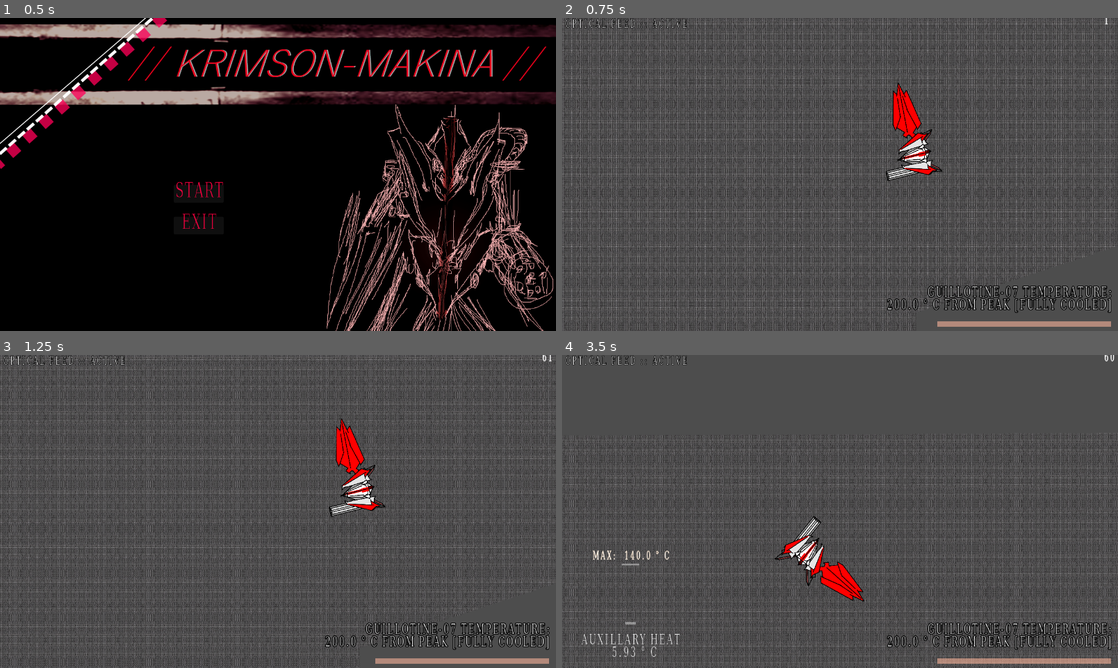
Above: before the commit, frames 1-4 (two rows, left to right).
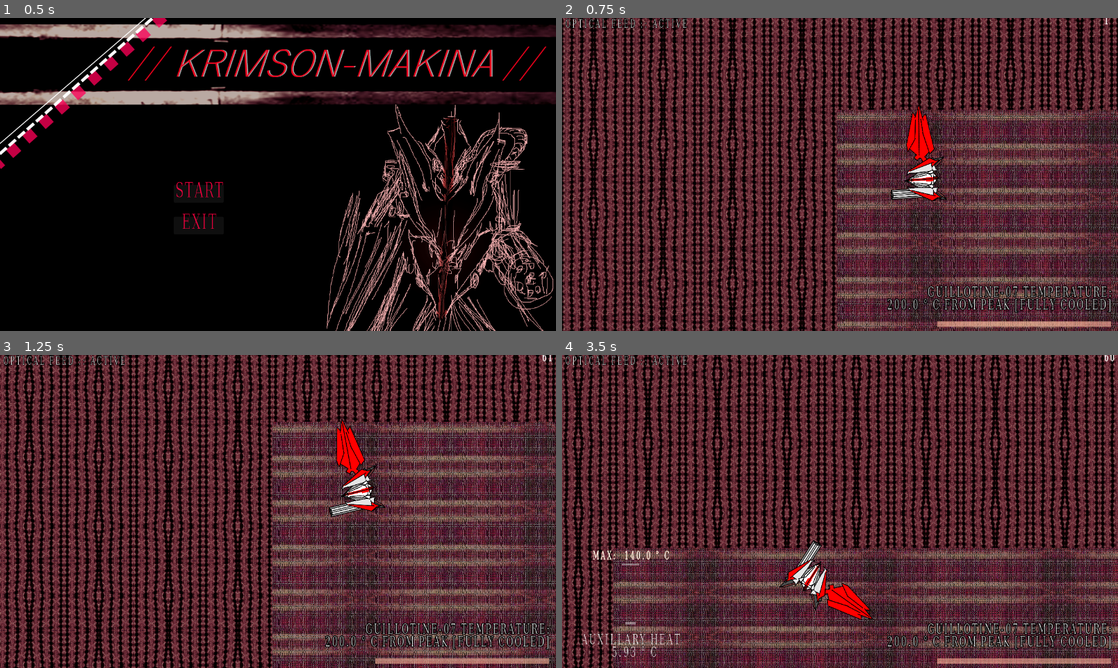
Above: after the commit, the same moments.

Repository: TARDIGRADE-0x90/Krimson-Makina
Game: Godot game, scene res://Application.tscn
The game is run twice, just before and just after one commit, with the same random seed, the same clock (stepped at 60 frames per second) and the same inputs.
Inputs (mouse positions are in pixels of both pictures, inside the frame that each line leads up to):
- Up to frame 1 (0.5 s): no input
- Up to frame 2 (0.75 s): click "START" at 0.5 s
- Up to frame 3 (1.25 s): no input
- Up to frame 4 (3.5 s): move the mouse to (962, 495) at 1.27 s; hold D (move_right) 1.28-2.03 s; right-click (962, 495) at 1.35 s; tap Space (rush) at 1.55, 2.1, 3.05 s; move the mouse to (728, 527) at 2.02 s; hold S (move_down) 2.03-2.78 s; right-click (728, 527) at 2.3 s; move the mouse to (895, 442) at 2.77 s; hold D (move_right) from 2.78 s (still down); right-click (895, 442) at 2.85 s

Frame 1 is identical in both runs. In frame 2, 94% of the frame differs, in the area x 0-100%, y 0-100%; in frame 3, 93%; in frame 4, 94%.

Commit message:
Level design testing along with collisions

Diff:
--- a/Assets/Font-Precison.tres
+++ b/Assets/Font-Precison.tres
@@ -4262,6 +4262,86 @@
 cache/179/18/0/kerning_overrides/16/0 = Vector2(0, 0)
 cache/179/18/0/kerning_overrides/12/0 = Vector2(0, 0)
 cache/179/18/0/kerning_overrides/18/0 = Vector2(0, 0)
+cache/180/variation_coordinates = {}
+face_index = null
+embolden = null
+transform = null
+cache/180/24/0/ascent = 0.0
+cache/180/24/0/descent = 0.0
+cache/180/24/0/underline_position = 0.0
+cache/180/24/0/underline_thickness = 0.0
+cache/180/24/0/scale = 1.0
+cache/180/24/0/kerning_overrides/24/0 = Vector2(0, 0)
+cache/180/24/0/kerning_overrides/16/0 = Vector2(0, 0)
+cache/180/24/0/kerning_overrides/12/0 = Vector2(0, 0)
+cache/180/24/0/kerning_overrides/18/0 = Vector2(0, 0)
+cache/180/16/0/ascent = 0.0
+cache/180/16/0/descent = 0.0
+cache/180/16/0/underline_position = 0.0
+cache/180/16/0/underline_thickness = 0.0
+cache/180/16/0/scale = 1.0
+cache/180/16/0/kerning_overrides/24/0 = Vector2(0, 0)
+cache/180/16/0/kerning_overrides/16/0 = Vector2(0, 0)
+cache/180/16/0/kerning_overrides/12/0 = Vector2(0, 0)
+cache/180/16/0/kerning_overrides/18/0 = Vector2(0, 0)
+cache/180/12/0/ascent = 0.0
+cache/180/12/0/descent = 0.0
+cache/180/12/0/underline_position = 0.0
+cache/180/12/0/underline_thickness = 0.0
+cache/180/12/0/scale = 1.0
+cache/180/12/0/kerning_overrides/24/0 = Vector2(0, 0)
+cache/180/12/0/kerning_overrides/16/0 = Vector2(0, 0)
+cache/180/12/0/kerning_overrides/12/0 = Vector2(0, 0)
+cache/180/12/0/kerning_overrides/18/0 = Vector2(0, 0)
+cache/180/18/0/ascent = 0.0
+cache/180/18/0/descent = 0.0
+cache/180/18/0/underline_position = 0.0
+cache/180/18/0/underline_thickness = 0.0
+cache/180/18/0/scale = 1.0
+cache/180/18/0/kerning_overrides/24/0 = Vector2(0, 0)
+cache/180/18/0/kerning_overrides/16/0 = Vector2(0, 0)
+cache/180/18/0/kerning_overrides/12/0 = Vector2(0, 0)
+cache/180/18/0/kerning_overrides/18/0 = Vector2(0, 0)
+cache/181/variation_coordinates = {}
+face_index = null
+embolden = null
+transform = null
+cache/181/24/0/ascent = 0.0
+cache/181/24/0/descent = 0.0
+cache/181/24/0/underline_position = 0.0
+cache/181/24/0/underline_thickness = 0.0
+cache/181/24/0/scale = 1.0
+cache/181/24/0/kerning_overrides/24/0 = Vector2(0, 0)
+cache/181/24/0/kerning_overrides/16/0 = Vector2(0, 0)
+cache/181/24/0/kerning_overrides/12/0 = Vector2(0, 0)
+cache/181/24/0/kerning_overrides/18/0 = Vector2(0, 0)
+cache/181/16/0/ascent = 0.0
+cache/181/16/0/descent = 0.0
+cache/181/16/0/underline_position = 0.0
+cache/181/16/0/underline_thickness = 0.0
+cache/181/16/0/scale = 1.0
+cache/181/16/0/kerning_overrides/24/0 = Vector2(0, 0)
+cache/181/16/0/kerning_overrides/16/0 = Vector2(0, 0)
+cache/181/16/0/kerning_overrides/12/0 = Vector2(0, 0)
+cache/181/16/0/kerning_overrides/18/0 = Vector2(0, 0)
+cache/181/12/0/ascent = 0.0
+cache/181/12/0/descent = 0.0
+cache/181/12/0/underline_position = 0.0
+cache/181/12/0/underline_thickness = 0.0
+cache/181/12/0/scale = 1.0
+cache/181/12/0/kerning_overrides/24/0 = Vector2(0, 0)
+cache/181/12/0/kerning_overrides/16/0 = Vector2(0, 0)
+cache/181/12/0/kerning_overrides/12/0 = Vector2(0, 0)
+cache/181/12/0/kerning_overrides/18/0 = Vector2(0, 0)
+cache/181/18/0/ascent = 0.0
+cache/181/18/0/descent = 0.0
+cache/181/18/0/underline_position = 0.0
+cache/181/18/0/underline_thickness = 0.0
+cache/181/18/0/scale = 1.0
+cache/181/18/0/kerning_overrides/24/0 = Vector2(0, 0)
+cache/181/18/0/kerning_overrides/16/0 = Vector2(0, 0)
+cache/181/18/0/kerning_overrides/12/0 = Vector2(0, 0)
+cache/181/18/0/kerning_overrides/18/0 = Vector2(0, 0)
 
 [resource]
 base_font = SubResource("FontFile_bo17v")
--- a/CollisionBits.gd
+++ b/CollisionBits.gd
@@ -1,4 +1,15 @@
 extends Node
-class_name CollisionBits
 
-#const PROJECTILE
+const DEFAULT_BIT: int = 1
+const PLAYER_PROJECTILE_BIT: int = 2
+const ENEMY_PROJECTILE_BIT: int = 3
+
+func set_mask_and_layer(area: CollisionObject2D, bit: int, value: bool) -> void:
+	area.set_collision_mask_value(bit, value)
+	area.set_collision_layer_value(bit, value)
+
+func set_mask(area: CollisionObject2D, bit: int, value: bool) -> void:
+	area.set_collision_mask_value(bit, value)
+
+func set_layer(area: CollisionObject2D, bit: int, value: bool) -> void:
+	area.set_collision_layer_value(bit, value)
--- /dev/null
+++ b/LevelArrangement.tscn
@@ -0,0 +1,34 @@
+[gd_scene load_steps=5 format=3 uid="uid://b8e835qjr5wxb"]
+
+[ext_resource type="Script" path="res://Walls.gd" id="1_0eknv"]
+[ext_resource type="Texture2D" uid="uid://bw7kbvr7f64y4" path="res://Assets/undergrating.png" id="1_2wlli"]
+[ext_resource type="Texture2D" uid="uid://bywfcf3of635a" path="res://Assets/grating.png" id="1_qg5gr"]
+[ext_resource type="Texture2D" uid="uid://dmh1vtukdkb4w" path="res://Assets/steel_wall.png" id="3_uupkf"]
+
+[node name="LevelArrangement" type="Node2D"]
+
+[node name="Underfloor" type="Polygon2D" parent="."]
+texture_repeat = 3
+texture = ExtResource("1_2wlli")
+texture_rotation = 1.5708
+polygon = PackedVector2Array(0, 0, 0, 4936, 2248, 4960, 2240, 2472, 3344, 1600, 8456, 1600, 9072, 2440, 9072, 4376, 16520, 4392, 16640, 272, 13744, 2400, 11260, 2400, 11260, -2840, 9256, -2880, 9248, -744, 8464, 0)
+
+[node name="Floor" type="Polygon2D" parent="."]
+texture_repeat = 2
+texture = ExtResource("1_qg5gr")
+polygon = PackedVector2Array(0, 0, 0, 4936, 2248, 4960, 2240, 2472, 3344, 1600, 8456, 1600, 9072, 2440, 9072, 4376, 16520, 4392, 16640, 272, 13744, 2400, 11260, 2400, 11260, -2840, 9256, -2880, 9248, -744, 8464, 0)
+
+[node name="Walls" type="StaticBody2D" parent="."]
+script = ExtResource("1_0eknv")
+
+[node name="WallVisual" type="Polygon2D" parent="Walls"]
+texture_repeat = 3
+texture = ExtResource("3_uupkf")
+invert_enabled = true
+invert_border = 4000.0
+polygon = PackedVector2Array(0, 0, 0, 4936, 2248, 4960, 2240, 2472, 3344, 1600, 8456, 1600, 9072, 2440, 9072, 4376, 16520, 4392, 16640, 272, 13744, 2400, 11260, 2400, 11260, -2840, 9256, -2880, 9248, -744, 8464, 0)
+
+[node name="Collider" type="CollisionPolygon2D" parent="Walls"]
+visible = false
+position = Vector2(-16, 8)
+polygon = PackedVector2Array(9248, -2872, 9240, -744, 8464, 0, 16, -8, 16, 4928, 2264, 4952, 2240, 2464, 3352, 1600, 8456, 1600, 9072, 2472, 9080, 4384, 16536, 4376, 16752, 5056, -88, 5056, -80, -2984, 16752, -2976, 16752, 5056, 16536, 4376, 16648, 272, 13752, 2400, 11264, 2400, 11248, -2848)
--- a/LevelLayoutDraft.tscn
+++ b/LevelLayoutDraft.tscn
@@ -4,5 +4,6 @@
 
 [node name="Floor" type="Polygon2D"]
 texture_repeat = 3
+position = Vector2(-24, 0)
 texture = ExtResource("1_ohhdx")
-polygon = PackedVector2Array(0, 0, 0, 4936, 2248, 4960, 2240, 2096, 5072, 1160, 5112, -24)
+polygon = PackedVector2Array(0, 0, 0, 4936, 2248, 4960, 2240, 2472, 3344, 1600, 8456, 1600, 9072, 2440, 9072, 4376, 16520, 4392, 16640, 272, 13744, 2408, 11160, 2440, 11288, -2840, 9256, -2880, 9248, -744, 8464, 0)
--- a/MainWorld.tscn
+++ b/MainWorld.tscn
@@ -3,16 +3,16 @@
 [ext_resource type="PackedScene" uid="uid://bpard0pnbjd2v" path="res://Player/Guillotine-07.tscn" id="1_fk2mu"]
 [ext_resource type="Script" path="res://MainWorld.gd" id="1_g5bsb"]
 [ext_resource type="PackedScene" uid="uid://btojetc84kpdp" path="res://GUI/PlayerUI.tscn" id="2_eupmn"]
+[ext_resource type="PackedScene" uid="uid://b8e835qjr5wxb" path="res://LevelArrangement.tscn" id="2_nvf3a"]
 [ext_resource type="PackedScene" uid="uid://b3uxyo0vddcmg" path="res://Player/PlayerCamera.tscn" id="4_n2egp"]
-[ext_resource type="PackedScene" uid="uid://b0yy8451w18eb" path="res://LevelLayoutDraft.tscn" id="5_wrhwl"]
 
 [node name="MainWorld" type="Node"]
 script = ExtResource("1_g5bsb")
 
-[node name="Floor" parent="." instance=ExtResource("5_wrhwl")]
-position = Vector2(-2236, -1194)
+[node name="LevelArrangement" parent="." instance=ExtResource("2_nvf3a")]
 
 [node name="Guillotine-07" parent="." instance=ExtResource("1_fk2mu")]
+position = Vector2(498, 404)
 
 [node name="PlayerCamera" parent="." instance=ExtResource("4_n2egp")]
 
--- a/Player/Guillotine-07.gd
+++ b/Player/Guillotine-07.gd
@@ -22,7 +22,7 @@
 
 const ZERO_VECTOR = Vector2(0, 0)
 
-const VIEW_MARGIN_FOCUS: int = 640
+const VIEW_MARGIN_FOCUS: int = 720
 const VIEW_MARGIN_DEFAULT: int = 480
 const VIEW_MARGIN_EXECUTION: int = 240
 
@@ -31,6 +31,7 @@
 const THRUST_TIME: float = 0.4
 const EXECUTION_TIME: float = 0.8
 
+const MINIGUN_POOL_SIZE: int = 80
 const MINIGUN_FIRERATE: float = 0.075
 const MINIGUN_HEAT_RANGE = Vector2(1.5, 2.8)
 
@@ -92,10 +93,10 @@
 @onready var Body: Sprite2D  = $FullBody/Body
 @onready var Head: Sprite2D  = $FullBody/Head
 @onready var Blade: Node2D = $Blade
-@onready var Auxillary: Node2D = $Auxillary
-@onready var CannonPoint: Marker2D = $Auxillary/CannonPoint
-
-@onready var PlayerGun: ProjectileManager = $Auxillary/PlayerGun
+@onready var AuxillaryAnchor: Node2D = $AuxillaryAnchor
+@onready var CannonPoint: Marker2D = $AuxillaryAnchor/CannonPoint
+
+@onready var PlayerGun: ProjectileManager = $AuxillaryAnchor/PlayerGun
 
 var current_speed: int = 0
 var current_direction = Vector2(0,0)
@@ -127,6 +128,7 @@
 var weapon_heat_max: float = WEAPON_HEAT_MAX
 var weapon_heat: float = 0
 
+var auxillary_pool_size: int = MINIGUN_POOL_SIZE
 var auxillary_firerate: float
 var aim_choke: float = 1.0
 
@@ -137,15 +139,17 @@
 func _ready() -> void:
 	Global.player = self
 
+	CollisionBits.set_layer(self, CollisionBits.ENEMY_PROJECTILE_BIT, true)
+
 	initialize_z_ordering()
-
-	Blade.position = BLADE_START
-	Auxillary.position = AUXILLARY_START
 
 	move_state_stack.append(MOVEMENT_STATES.HOVER) #default speed in the movement queue VERY IMPORTANT
 	current_speed = SPEED_DICT[MOVEMENT_STATES.HOVER]
 
+	Blade.position = BLADE_START
+	AuxillaryAnchor.position = AUXILLARY_START
 	auxillary_firerate = MINIGUN_FIRERATE
+	PlayerGun.MaxPool = auxillary_pool_size
 
 	initialize_rush_timer()
 	initialize_slash_timer()
@@ -168,7 +172,6 @@
 	update_direction()
 	update_velocity()
 
-
 	if slashing:
 		animate_slash()
 
@@ -229,7 +232,7 @@
 	Body.z_index = Z_BODY
 	Wings.z_index = Z_WINGS
 	Blade.z_index = Z_BLADE
-	Auxillary.z_index = Z_AUXILLARY
+	AuxillaryAnchor.z_index = Z_AUXILLARY
 
 func look_at_with_bound(obj: Node2D, target: Vector2, bound: Vector2) -> void:
 	var localized_target = to_local(target)
@@ -249,6 +252,7 @@
 		input_y = int(Input.is_action_pressed(Inputs.MOVE_DOWN)) - int(Input.is_action_pressed(Inputs.MOVE_UP));
 
 		current_direction = Vector2(input_x, input_y).normalized()
+
 	else:
 		current_direction = ZERO_VECTOR
 
@@ -272,9 +276,6 @@
 	"""
 
 func parse_input_movement(event: InputEvent) -> void:
-	if executing: #poor fix but leave it for now
-		return
-
 	if event.is_action_pressed(Inputs.RUSH) and move_state != MOVEMENT_STATES.RUSH:
 		move_state = MOVEMENT_STATES.RUSH
 		current_speed = SPEED_DICT[move_state]
@@ -317,25 +318,26 @@
 func handle_looking() -> void: #remember that this method, as it is now, is literally running every frame
 	if move_state == MOVEMENT_STATES.FOCUS and !executing:
 		aim_choke = FOCUS_CHOKE
-		look_at_with_bound(Auxillary, cursor, AUXILLARY_AIM_BOUND)
+		look_at_with_bound(AuxillaryAnchor, cursor, AUXILLARY_AIM_BOUND)
 		look_at_with_bound(Head, cursor, AUXILLARY_AIM_BOUND)
 
 		if Global.active_camera:
 			Global.active_camera.set_focused(true)
 			Global.active_camera.set_current_target(global_position + Vector2.from_angle(rotation).normalized() * VIEW_MARGIN_FOCUS)
+			Global.active_camera.tilt_to_angle(Head.rotation)
 
 	elif executing:
 		set_rotation(global_position.angle_to_point(execution_point))
-		Auxillary.set_rotation(0)
+		AuxillaryAnchor.set_rotation(0)
 		Head.set_rotation(0)
 
 		Global.active_camera.set_focused(false)
 		Global.active_camera.snap_to_target(global_position + Vector2.from_angle(rotation).normalized() * VIEW_MARGIN_EXECUTION)
-		Global.active_camera.tilt_to_angle(0)
+		#Global.active_camera.tilt_to_angle(0)
 
 	else:
 		aim_choke = DEFAULT_CHOKE
-		Auxillary.set_rotation(0)
+		AuxillaryAnchor.set_rotation(0)
 		Head.set_rotation(0)
 
 		if Global.active_camera:
@@ -385,7 +387,10 @@
 
 func trigger_execution() -> void:
 	executing = true
-	move_state = MOVEMENT_STATES.HOVER
+
+	if move_state == MOVEMENT_STATES.RUSH:
+		RushTimer.stop()
+		clear_rush()
 
 	reset_blade() #safeguard
 
@@ -404,7 +409,7 @@
 	Wings.position.x = -( (ExecutionTimer.time_left * 0.5) * EXECUTION_RUSH_TIME_FACTOR)
 	Head.position.x = ( (ExecutionTimer.time_left * 0.5) * EXECUTION_RUSH_TIME_FACTOR * HEAD_SHIFT_FACTOR)
 	Body.position.x = ( (ExecutionTimer.time_left * 0.5) * EXECUTION_RUSH_TIME_FACTOR * BODY_SHIFT_FACTOR)
-	Auxillary.position.x = AUXILLARY_START.x + ( (ExecutionTimer.time_left * 0.5) * EXECUTION_RUSH_TIME_FACTOR)
+	AuxillaryAnchor.position.x = AUXILLARY_START.x + ( (ExecutionTimer.time_left * 0.5) * EXECUTION_RUSH_TIME_FACTOR)
 
 func handle_execution() -> void:
 	global_position.x = Global.interpolate_value(global_position.x, execution_point.x, 0.3, 0.5)
@@ -431,7 +436,7 @@
 	Wings.position.x = -(RushTimer.time_left * RUSH_TIME_FACTOR)
 	Head.position.x = (RushTimer.time_left * RUSH_TIME_FACTOR * HEAD_SHIFT_FACTOR)
 	Body.position.x = (RushTimer.time_left * RUSH_TIME_FACTOR * BODY_SHIFT_FACTOR)
-	Auxillary.position.x = AUXILLARY_START.x + (RushTimer.time_left * RUSH_TIME_FACTOR)
+	AuxillaryAnchor.position.x = AUXILLARY_START.x + (RushTimer.time_left * RUSH_TIME_FACTOR)
 
 func handle_rush() -> void:
 	velocity = Vector2(cos(rotation), sin(rotation)).normalized() * current_speed
@@ -444,7 +449,7 @@
 	Wings.position.x = 0
 	Body.position.x = 0
 	Head.position.x = 0
-	Auxillary.position.x = AUXILLARY_START.x
+	AuxillaryAnchor.position.x = AUXILLARY_START.x
 
 """
 do later -
@@ -456,15 +461,15 @@
 
 	var shots: int = 8
 	var spread: float = 0.4 * aim_choke
-	var shot_angle: float = Auxillary.global_rotation
+	var shot_angle: float = AuxillaryAnchor.global_rotation
 	var shot_speed: float = 100
 	var shot_start = CannonPoint.global_position
 	var heat: float = randf_range(weapon_heat_range.x, weapon_heat_range.y)
 
 	#heat *= (shots * 0.4)
 	#PlayerGun.multifire_radial(shots, spread, shot_speed, shot_angle, shot_start)
-
 	PlayerGun.fire(shot_speed, shot_angle, shot_start)
+
 	weapon_heat += heat
 	Events.weapon_heat_updated.emit(weapon_heat)
 
--- a/Player/Guillotine-07.tscn
+++ b/Player/Guillotine-07.tscn
@@ -9,9 +9,15 @@
 [ext_resource type="PackedScene" uid="uid://bpktjxlghct6o" path="res://Projectile/ProjectileManager.tscn" id="9_w0jcr"]
 [ext_resource type="Resource" uid="uid://bhigx4fbwrcpi" path="res://Player/MinigunShot.tres" id="10_5h044"]
 
+[sub_resource type="RectangleShape2D" id="RectangleShape2D_1jr70"]
+size = Vector2(256, 256)
+
 [node name="Guillotine-07" type="CharacterBody2D" node_paths=PackedStringArray("PlayerCamera")]
 script = ExtResource("1_2uy8n")
 PlayerCamera = NodePath("")
+
+[node name="Collider" type="CollisionShape2D" parent="."]
+shape = SubResource("RectangleShape2D_1jr70")
 
 [node name="RushTimer" type="Timer" parent="."]
 one_shot = true
@@ -46,17 +52,17 @@
 rotation = 0.785398
 texture = ExtResource("7_p2rxt")
 
-[node name="Auxillary" type="Node2D" parent="."]
+[node name="AuxillaryAnchor" type="Node2D" parent="."]
 z_index = 1
 position = Vector2(64, -64)
 
-[node name="GunVisual" type="Sprite2D" parent="Auxillary"]
+[node name="GunVisual" type="Sprite2D" parent="AuxillaryAnchor"]
 texture = ExtResource("8_7dn3a")
 
-[node name="CannonPoint" type="Marker2D" parent="Auxillary"]
+[node name="CannonPoint" type="Marker2D" parent="AuxillaryAnchor"]
 position = Vector2(96, -8)
 
-[node name="PlayerGun" parent="Auxillary" instance=ExtResource("9_w0jcr")]
+[node name="PlayerGun" parent="AuxillaryAnchor" instance=ExtResource("9_w0jcr")]
 position = Vector2(-64, 64)
 ShotData = ExtResource("10_5h044")
-MaxPool = 2000
+MaxPool = 128
--- a/Player/MinigunShot.tres
+++ b/Player/MinigunShot.tres
@@ -9,3 +9,4 @@
 ShotVisual = ExtResource("1_nkbg7")
 CollisionData = ExtResource("1_ivuei")
 Lifetime = 1.2
+CollisionType = 2
--- a/Projectile/Projectile.gd
+++ b/Projectile/Projectile.gd
@@ -15,6 +15,9 @@
 	if ShotData:
 		set_data()
 
+	CollisionBits.set_mask(self, CollisionBits.DEFAULT_BIT, false)
+	#CollisionBits.set_mask(self, CollisionBits.PROJECTILE_BIT, true)
+
 	body_entered.connect(collide)
 	area_entered.connect(collide)
 
@@ -28,6 +31,7 @@
 	initialize_sprite(data)
 	initialize_collider(data)
 	initialize_lifetime(data)
+	CollisionBits.set_mask(self, ShotData.CollisionType, true)
 
 func initialize_sprite(data: ProjectileData = ShotData) -> void:
 	Sprite.set_texture(data.ShotVisual)
--- a/Projectile/ProjectileData.gd
+++ b/Projectile/ProjectileData.gd
@@ -1,6 +1,9 @@
 extends Resource
 class_name ProjectileData
+
+enum CollisionTypes {PLAYER = CollisionBits.PLAYER_PROJECTILE_BIT, ENEMY = CollisionBits.ENEMY_PROJECTILE_BIT}
 
 @export var ShotVisual: Texture
 @export var CollisionData: RectangleShape2D
 @export var Lifetime: float
+@export var CollisionType: CollisionTypes
--- /dev/null
+++ b/Walls.gd
@@ -0,0 +1,6 @@
+extends StaticBody2D
+class_name Walls
+
+func _ready():
+	CollisionBits.set_layer(self, CollisionBits.PLAYER_PROJECTILE_BIT, true)
+	CollisionBits.set_layer(self, CollisionBits.ENEMY_PROJECTILE_BIT, true)
--- a/project.godot
+++ b/project.godot
@@ -19,6 +19,7 @@
 
 Events="*res://Events.gd"
 Global="*res://Global.gd"
+CollisionBits="*res://CollisionBits.gd"
 
 [display]
 
Binary file changed: Assets/grating.png
Binary file changed: Assets/mingun_shot_draft.png
Binary file added: Assets/steel_wall.png
Not shown, added: Assets/steel_wall.png.import
Binary file added: Assets/undergrating.png
Not shown, added: Assets/undergrating.png.import
Not shown: 1 places in Player/Guillotine-07.tscn that only renumber resources
